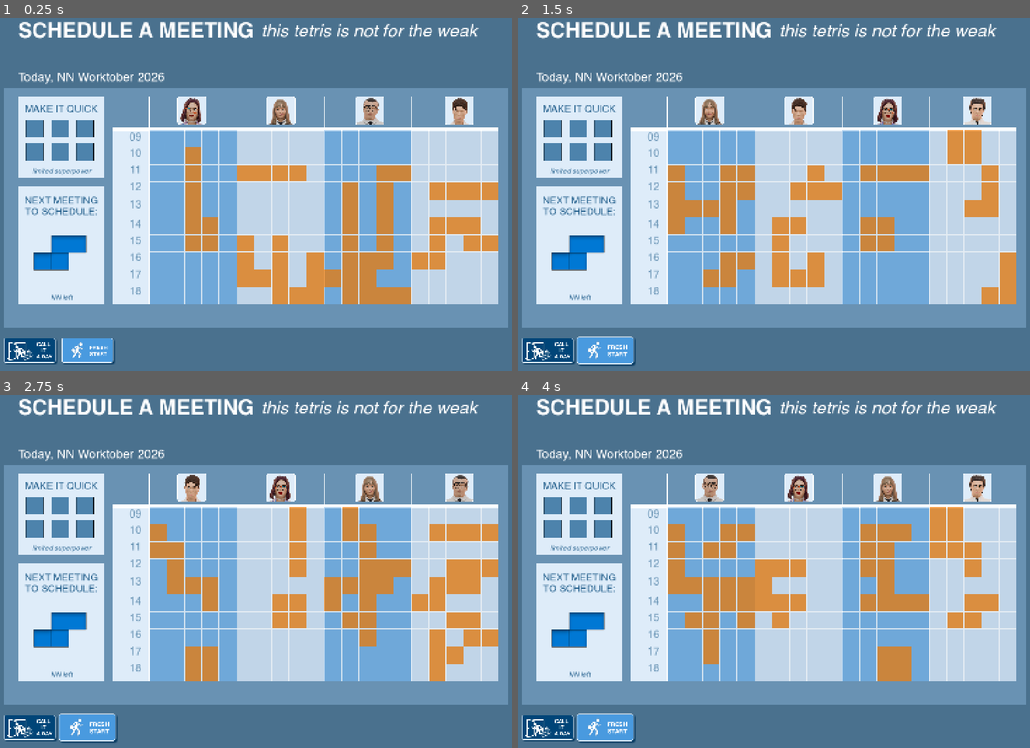
Above: before the commit, frames 1-4 (two rows, left to right).
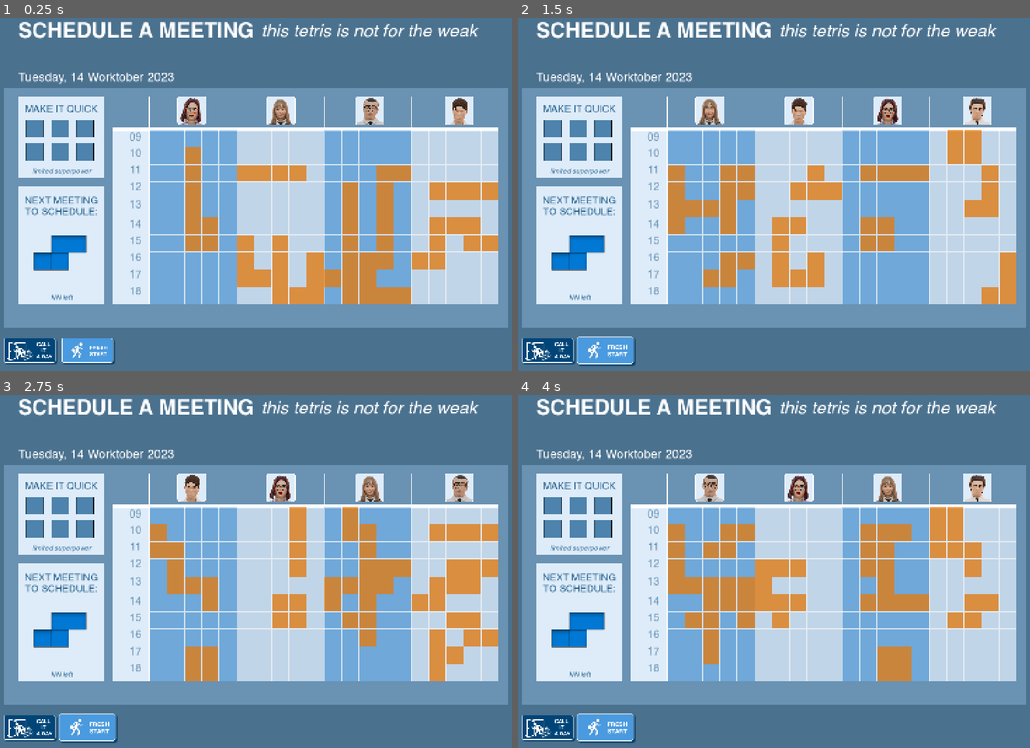
Above: after the commit, the same moments.

Repository: grkovalev/office-game
Game: Godot game, scene res://calendartetris.tscn
Same seed, same stepped clock (60 frames per second), same inputs: the game is played once before the commit and once after it. This scene is started directly instead of the project's main scene.
Inputs (mouse positions are in pixels of both pictures, inside the frame that each line leads up to):
- Up to frame 1 (0.25 s): no input
- Up to frame 2 (1.5 s): click (610, 353) at 0.5 s; click (610, 353) at 1.25 s
- Up to frame 3 (2.75 s): click (92, 730) at 2 s
- Up to frame 4 (4 s): tap Enter at 2.75 s; move the mouse to (886, 546) at 2.77 s; tap R at 2.85 s; click (886, 546) at 2.92 s; tap Space at 3.02, 3.5 s; drag from (666, 585) to (579, 631) at 3.52 s

The runs differ from the first frame. In frame 1, 0.5% of the frame differs, in the area x 4-35%, y 15-19%; in frame 2, 0.5%; in frame 3, 0.5%; in frame 4, 0.5%.

Commit message:
current date display

Diff:
--- a/calendartetris.tscn
+++ b/calendartetris.tscn
@@ -20,6 +20,7 @@
 [ext_resource type="Texture2D" uid="uid://cfk1bg1sdxffq" path="res://ui_buttons/calendartetris/meetings/2rowmeeting.png" id="17_kt4bn"]
 [ext_resource type="Script" uid="uid://cthnwkgja4w3y" path="res://animbttn.gd" id="17_yy0dq"]
 [ext_resource type="Texture2D" uid="uid://6wynh3qdhkl3" path="res://ui_buttons/calendartetris/meetings/3rowmeeting.png" id="18_w0kg2"]
+[ext_resource type="Script" uid="uid://dpoetrsgflgl1" path="res://datetext.gd" id="19_dtxt"]
 
 [sub_resource type="Gradient" id="Gradient_k6kum"]
 colors = PackedColorArray(0.2901961, 0.44313726, 0.5568628, 1, 0.2901961, 0.44313726, 0.5568628, 1)
@@ -230,13 +231,14 @@
 [node name="datetext" type="Label" parent="." unique_id=1824845824]
 offset_left = 80.0
 offset_top = 210.0
-offset_right = 509.0
+offset_right = 953.0
 offset_bottom = 246.0
 theme_override_colors/font_color = Color(1, 1, 1, 1)
 theme_override_fonts/font = ExtResource("2_5beks")
 theme_override_font_sizes/font_size = 35
 text = "Today, NN Worktober 2026"
 autowrap_mode = 2
+script = ExtResource("19_dtxt")
 
 [node name="grid_container" type="Node2D" parent="." unique_id=144483308]
 z_index = 4
--- /dev/null
+++ b/datetext.gd
@@ -0,0 +1,10 @@
+extends Label
+
+const DAY_NAMES: Array[String] = ["Sunday", "Monday", "Tuesday", "Wednesday", "Thursday", "Friday", "Saturday"]
+
+func _ready() -> void:
+	var date: Dictionary = Time.get_date_dict_from_system()
+	var day_name: String = DAY_NAMES[date["weekday"]]
+	var day: int = date["day"]
+	var year: int = date["year"]
+	text = "%s, %d Worktober %d" % [day_name, day, year]
Not shown, added: datetext.gd.uid
